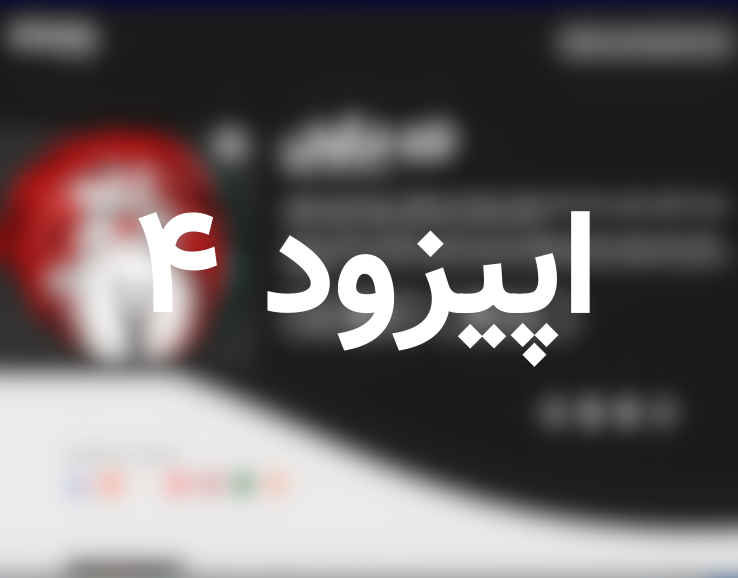
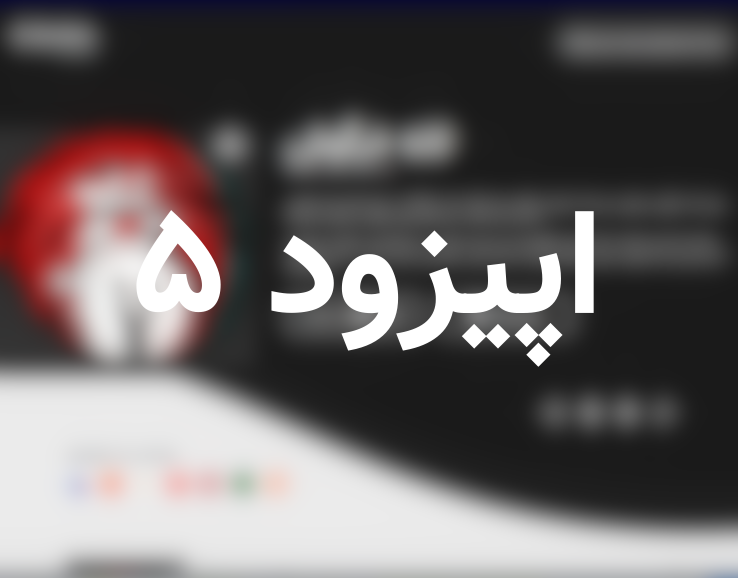
Comparing the layer stacks of the two 738px x 578px images. Changes:
renamed "اپیزود 4" to "اپیزود 5", painted on it over [136, 210, 594, 367]
